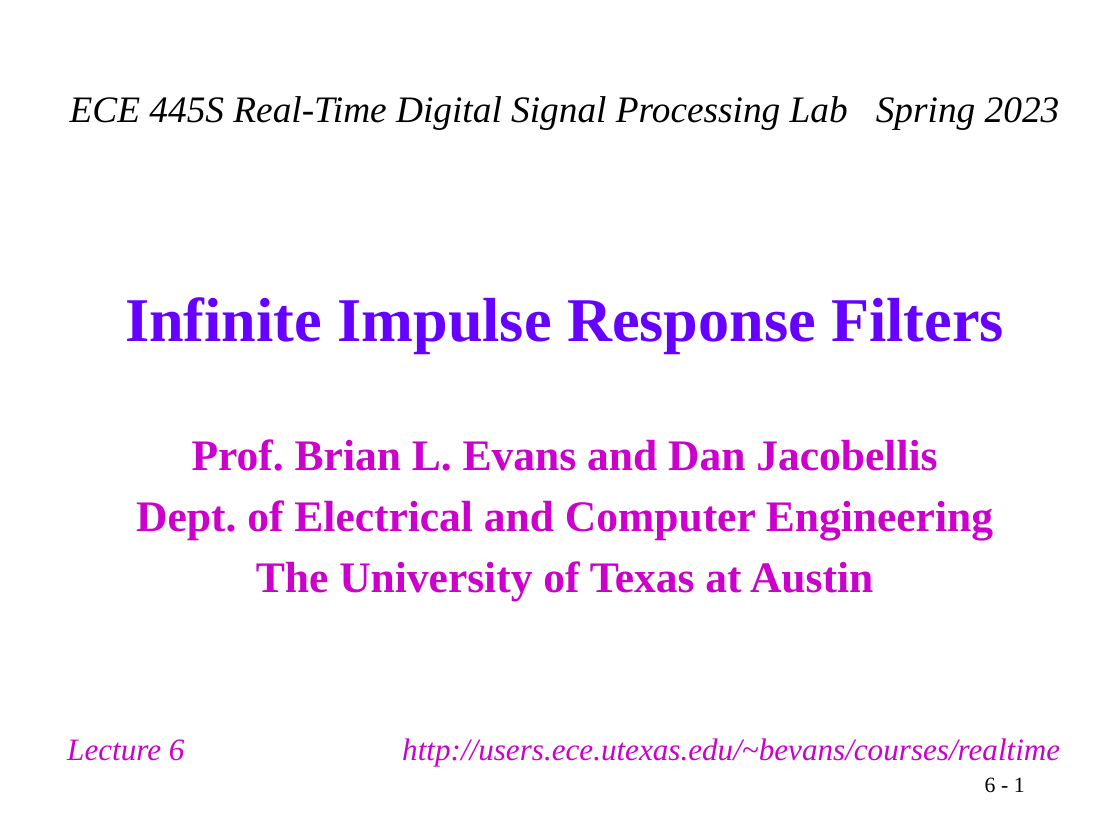
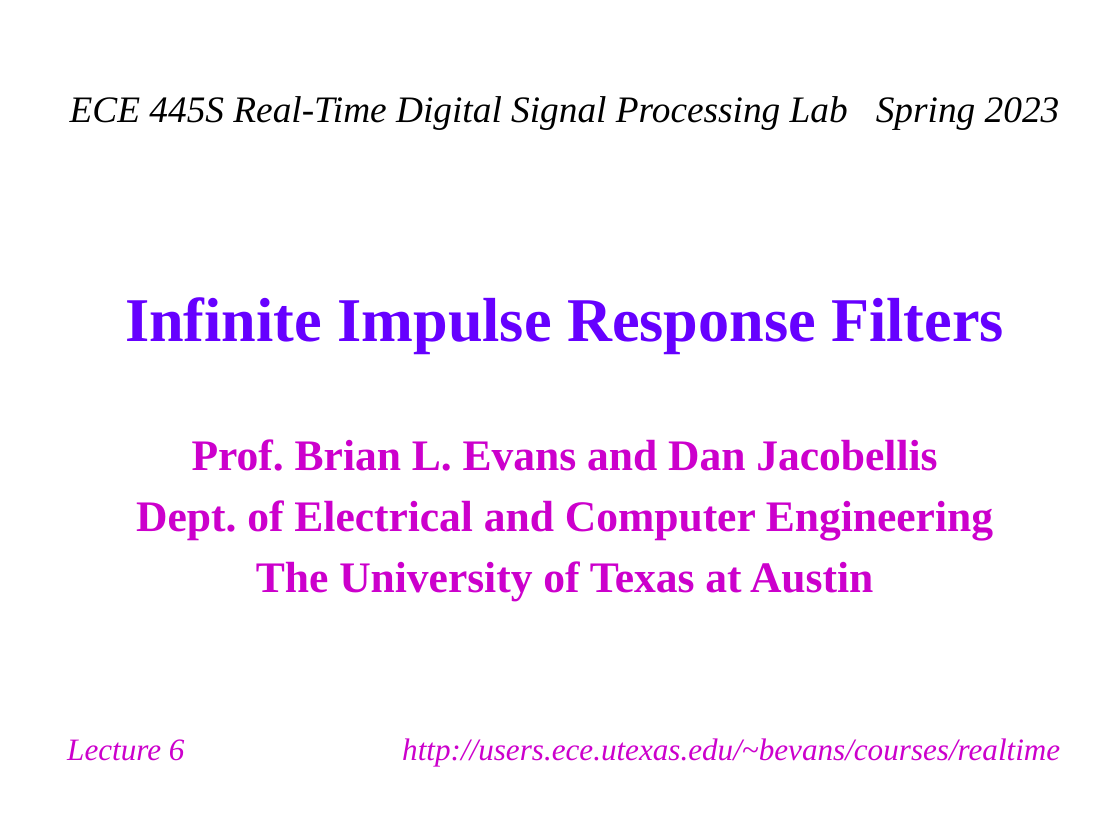
Before and after one commit to Real-Time-DSP/lectures, a slide deck: slide 1 of docs/_static/IIR.pptx. Drawn at 1120x840 pixels with LibreOffice and Linux fonts; fonts in the diff are those of the drawing. Boxes give left, top, right and bottom in pixels: in the first picture for what was removed or moved away, otherwise in the second. Text is boxed around its words. In the diff, an @@ line names an element or a change of style, - is before the commit and + after.

```diff
--- a/docs/_static/IIR.pptx
+++ b/docs/_static/IIR.pptx
@@ page number removed at (985,777,1025,793) @@
-6 - 1
```
Also in this commit, not shown: 5 other slides changed, 17 slides removed.
